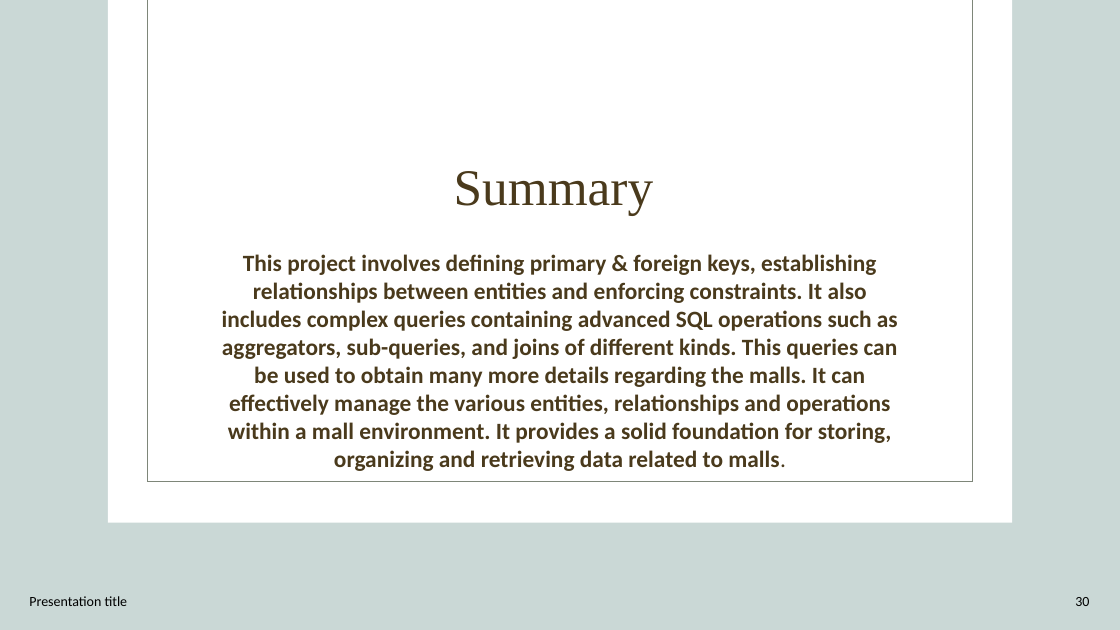
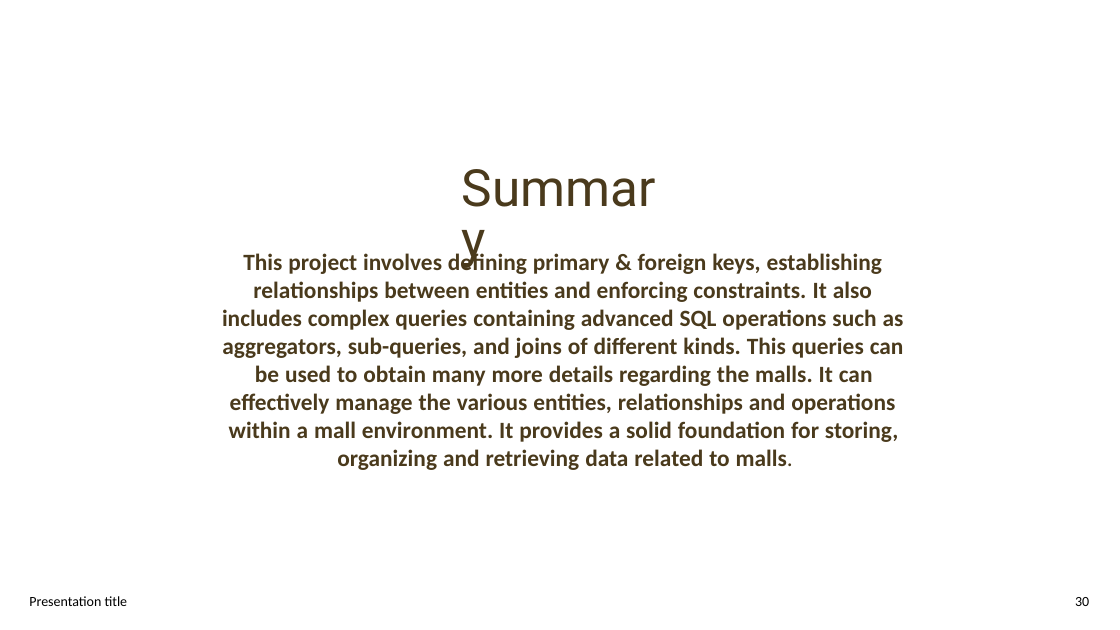
Before and after one commit to Bharadwaj721/Mall-Management-Database-System, a slide deck: slide 30 of DBMS PROJECT.pptx. Drawn at 1120x630 pixels with LibreOffice and Linux fonts; fonts in the diff are those of the drawing; background and template pictures are left out. Boxes give left, top, right and bottom in pixels: in the first picture for what was removed or moved away, otherwise in the second. Text is boxed around its words. In the diff, an @@ line names an element or a change of style, - is before the commit and + after.

```diff
--- a/DBMS PROJECT.pptx
+++ b/DBMS PROJECT.pptx
@@ background #CAD8D6 to picture (left out) @@
@@ rectangle removed at (108,0,1012,523) @@
@@ rectangle removed at (147,0,972,482) @@
@@ text "Summary": place and size @@
-text "Summary" at (454,171,654,215)
+text "Summary" at (462,166,672,220)
@@ text "Summary" at (462,166,672,220): font Times New Roman to Roboto; alignment centre to left; line spacing 0.9 to 44pt; vertical alignment middle to top @@
@@ text at (222,251,904,470): text changed @@
-This project involves defining primary & foreign keys, establishing relationships between entities and enforcing constraints. It also includes complex queries containing advanced SQL operations such as aggregators, sub-queries, and joins of different kinds. This queries can be used to obtain many more details regarding the malls. It can effectively manage the various entities, relationships and operations within a mall environment. It provides a solid foundation for storing, organizing and retrieving data related to malls.
+This project involves defining primary & foreign keys, establishing
+relationships between entities and enforcing constraints. It also
+includes complex queries containing advanced SQL operations such as
+aggregators, sub-queries, and joins of different kinds. This queries can
+be used to obtain many more details regarding the malls. It can
+effectively manage the various entities, relationships and operations
+within a mall environment. It provides a solid foundation for storing,
+organizing and retrieving data related to malls.
@@ text "Presentation title" at (29,596,128,606): line spacing 1 to 12pt; vertical alignment middle to top @@
@@ text "30" at (1075,597,1089,606): alignment right to left; line spacing 1 to 12pt; vertical alignment middle to top @@
```
Also in this commit, not shown: 29 other slides changed, 1 slide added, 1 slide removed.
